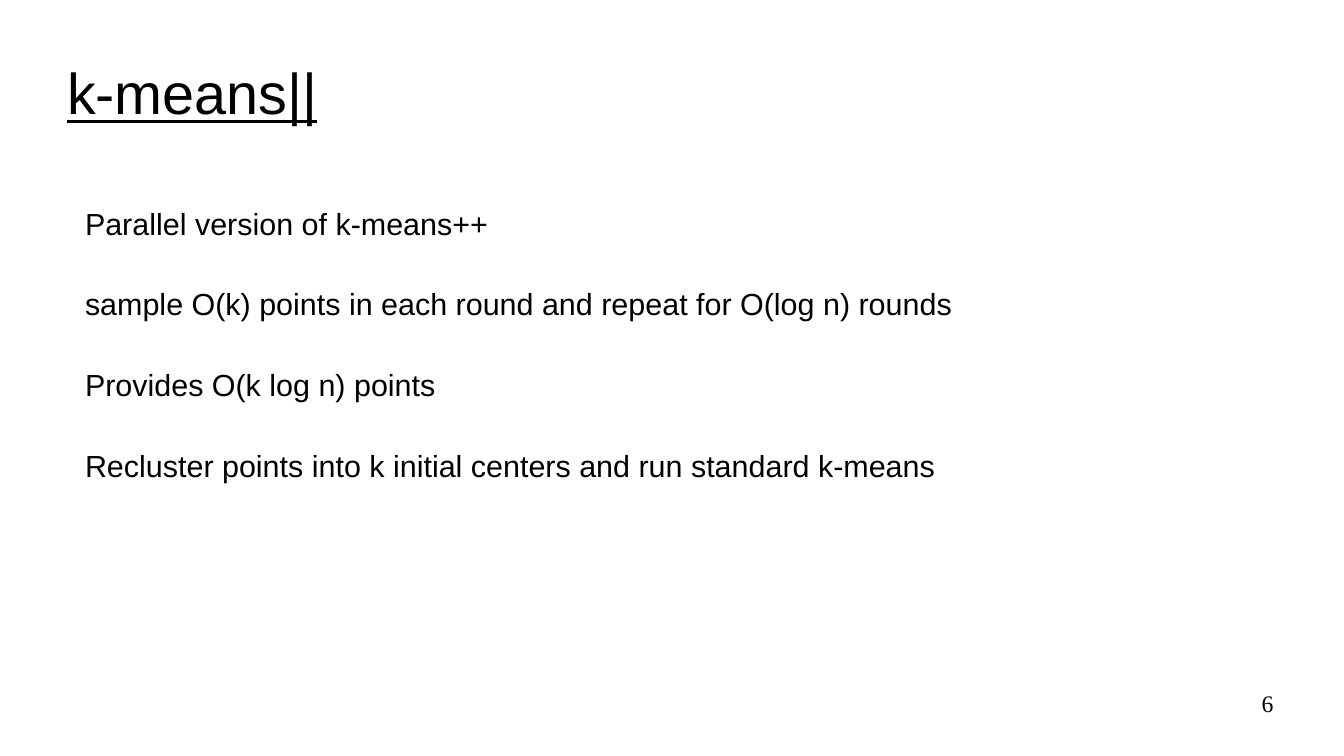
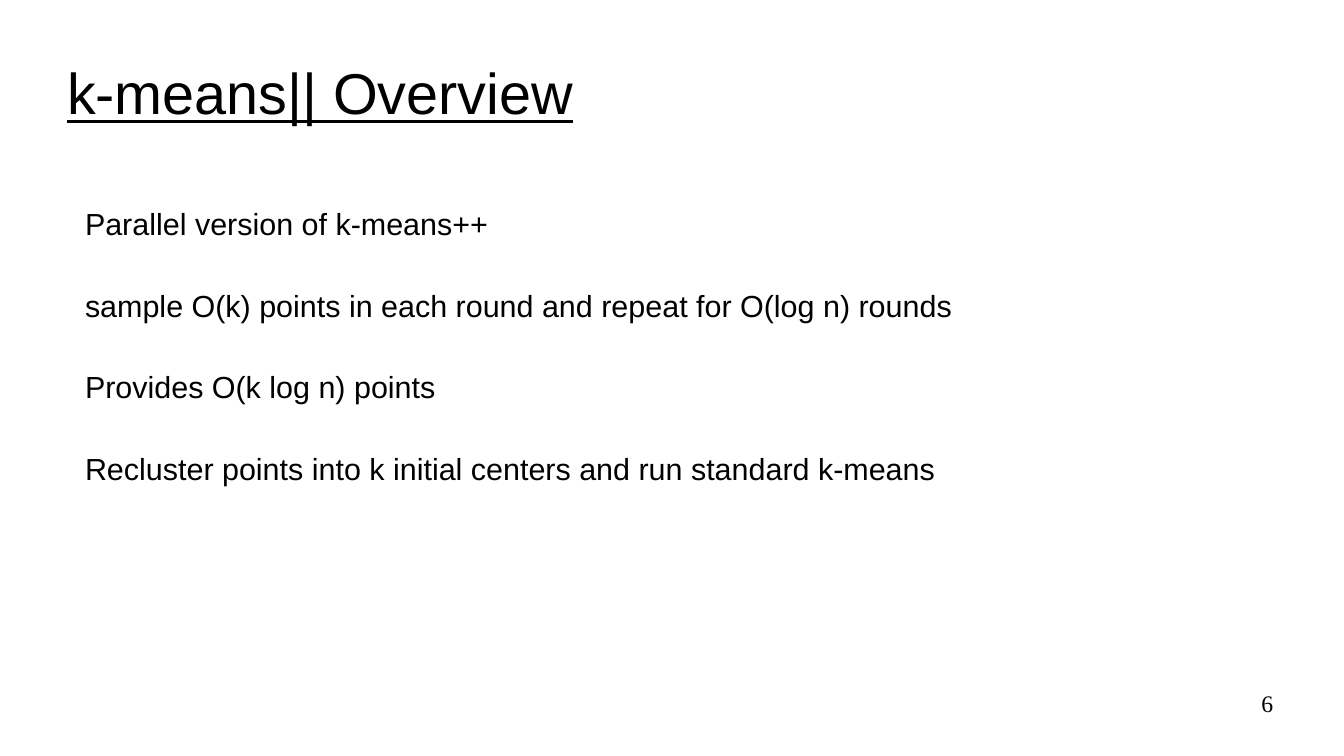
Before and after one commit to UVADS/distributed_computing, a slide deck: slide 6 of 05_clustering_and_dim_reduction/content_clustering/k_means_extensions.ppt. Drawn at 1344x756 pixels with LibreOffice and Linux fonts; fonts in the diff are those of the drawing. Boxes give left, top, right and bottom in pixels: in the first picture for what was removed or moved away, otherwise in the second. Text is boxed around its words. In the diff, an @@ line names an element or a change of style, - is before the commit and + after.

```diff
--- a/05_clustering_and_dim_reduction/content_clustering/k_means_extensions.ppt
+++ b/05_clustering_and_dim_reduction/content_clustering/k_means_extensions.ppt
@@ title at (67,72,573,125): text changed @@
-k-means||
+k-means|| Overview
@@ text "Parallel version of k-means++" rewrapped from (85,213,952,482) to (85,213,952,486) @@
```
Also in this commit, not shown: 3 other slides changed, 1 slide added.
